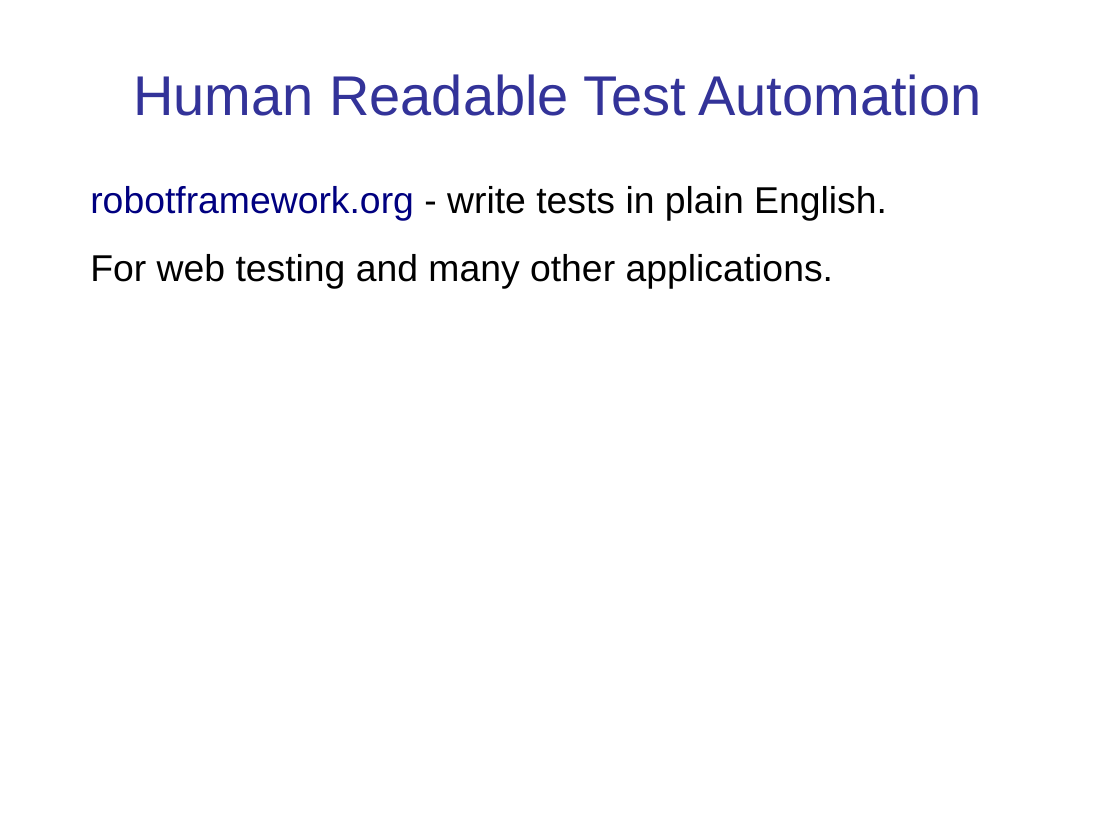
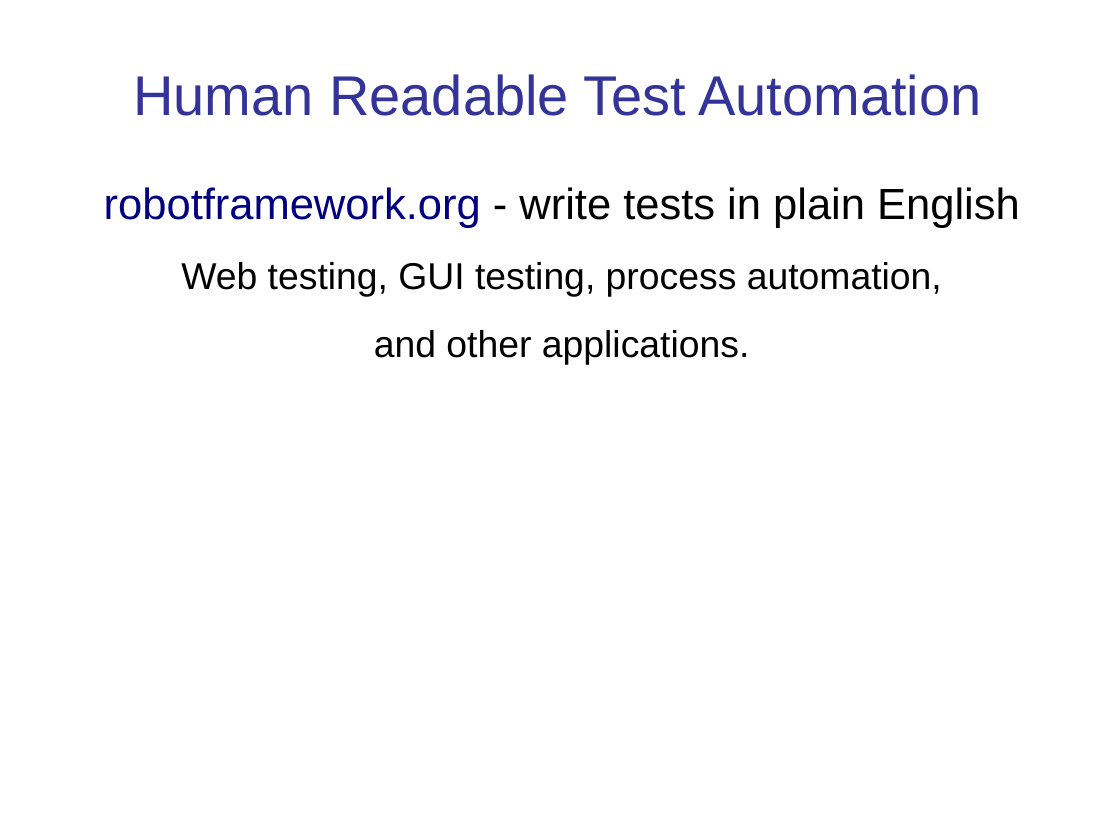
Before and after one commit to cpske/ISP, a slide deck: slide 24 of testing/WebTesting.ppt (slide 26 before the commit). Drawn at 1120x840 pixels with LibreOffice and Linux fonts; fonts in the diff are those of the drawing. Boxes give left, top, right and bottom in pixels: in the first picture for what was removed or moved away, otherwise in the second. Text is boxed around its words. In the diff, an @@ line names an element or a change of style, - is before the commit and + after.

```diff
--- a/testing/WebTesting.ppt
+++ b/testing/WebTesting.ppt
@@ text at [104,187,1020,364]: text changed @@
-robotframework.org - write tests in plain English.
-For web testing and many other applications.
+robotframework.org - write tests in plain English
+Web testing, GUI testing, process automation,
+and other applications.
```
Also in this commit, not shown: 7 other slides changed, 2 slides removed, 3 other files.
